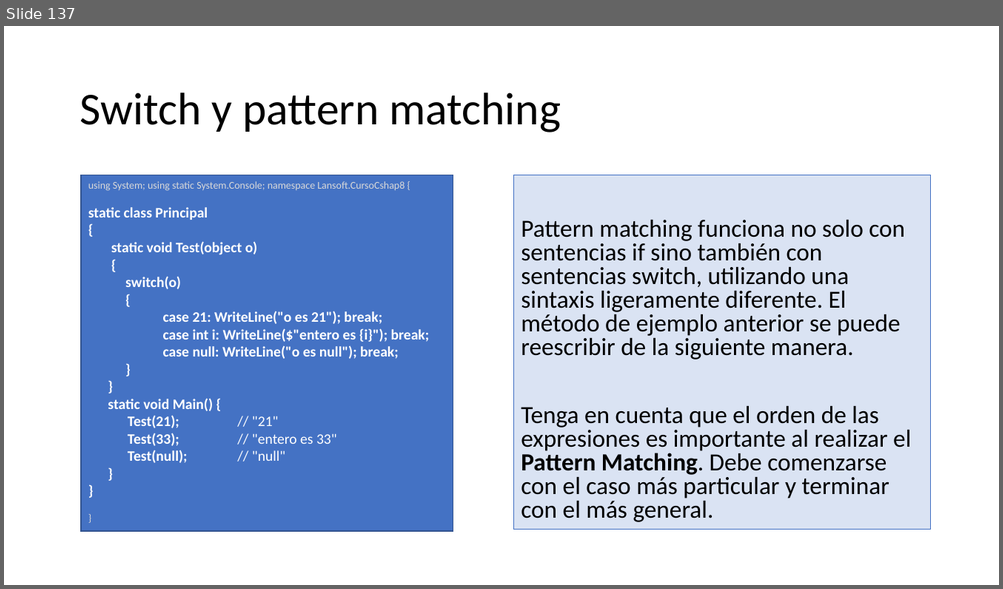
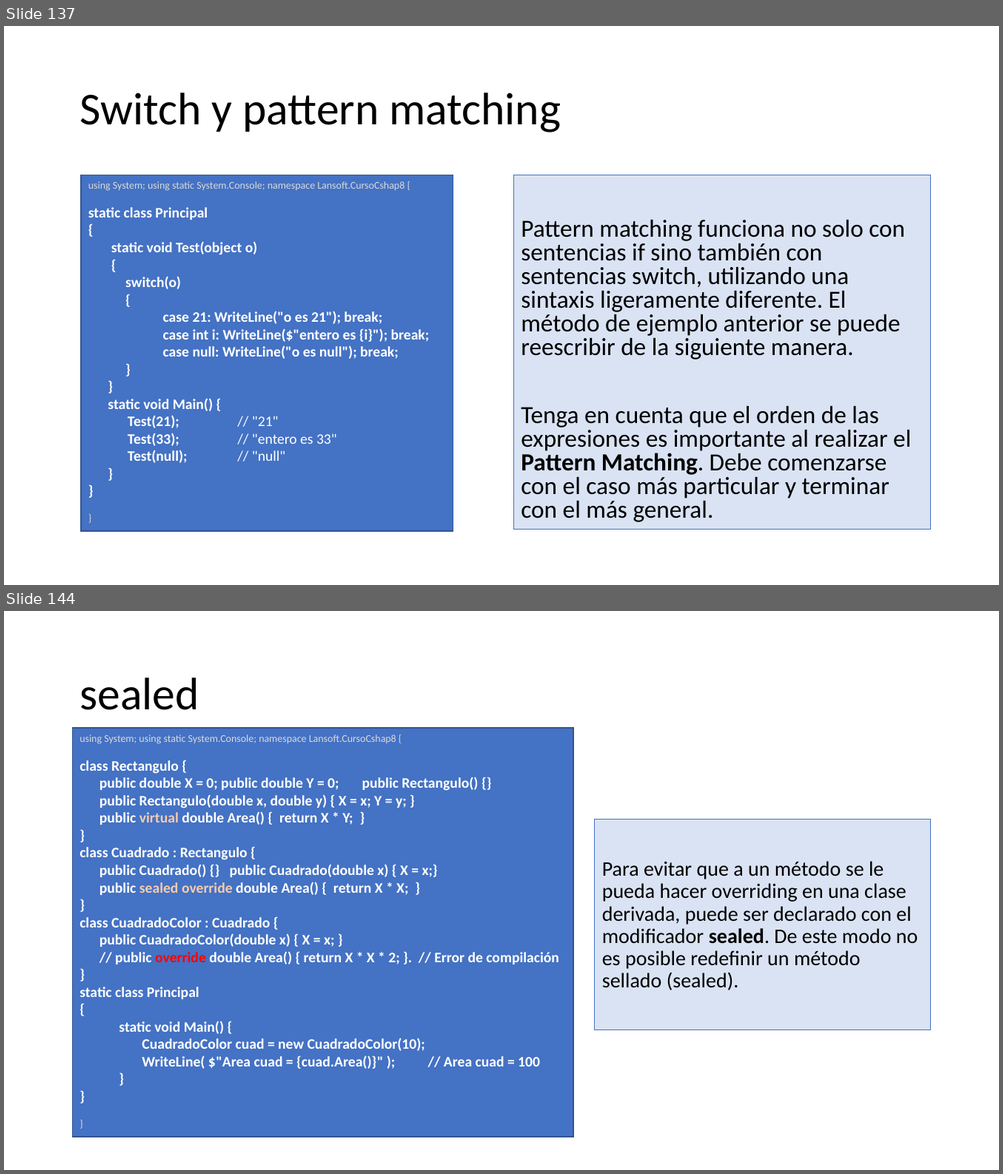
Before and after one commit to AlbertOsinaga/CursoCSharp__8, a slide deck: CSharpQuickReferencia.pptx. Shown one above the other, each under a label of ours: slide 137 before the commit, slides 137 and 144 after it; the slides between them are not shown. The pictures are 1003x589 and 1003x1174 pixels, drawn with LibreOffice and Linux fonts; fonts in the diff are those of the drawing. Boxes give left, top, right and bottom in pixels: in the first picture for what was removed or moved away, otherwise in the second. Text is boxed around its words. In the diff, an @@ line names an element or a change of style, - is before the commit and + after.

```diff
--- a/CSharpQuickReferencia.pptx
+++ b/CSharpQuickReferencia.pptx
@@ slide 144 added at <box>4,611,999,1170</box>, background #FFFFFF @@
@@ title added at <box>79,678,199,710</box>, 44 pt, text #000000 @@
+sealed
@@ rectangle added at <box>73,728,573,1138</box>, fill #4472C4, outline #325491 1 pt, 14 pt, text #FFFFFF, bold @@
+using System; using static System.Console; namespace Lansoft.CursoCshap8 {
+class Rectangulo {
+public double X = 0; public double Y = 0; public Rectangulo() {}
+public Rectangulo(double x, double y) { X = x; Y = y; }
+public virtual double Area() { return X * Y; }
+}
+class Cuadrado : Rectangulo {
+public Cuadrado() {} public Cuadrado(double x) { X = x;}
+public sealed override double Area() { return X * X; }
+}
+class CuadradoColor : Cuadrado {
+public CuadradoColor(double x) { X = x; }
+// public override double Area() { return X * X * 2; }. // Error de compilación
+}
+static class Principal
+{
+static void Main() {
+CuadradoColor cuad = new CuadradoColor(10);
+WriteLine( $"Area cuad = {cuad.Area()}" ); // Area cuad = 100
+}
+}
+}
@@ text added at <box>595,820,930,1031</box>, fill #DAE3F3, outline #4472C4 0.75 pt, 20 pt, text #000000 @@
+Para evitar que a un método se le pueda hacer overriding en una clase derivada, puede ser declarado con el modificador sealed. De este modo no es posible redefinir un método sellado (sealed).
```
Also in this commit, not shown: 12 other slides added, 1 other file.
